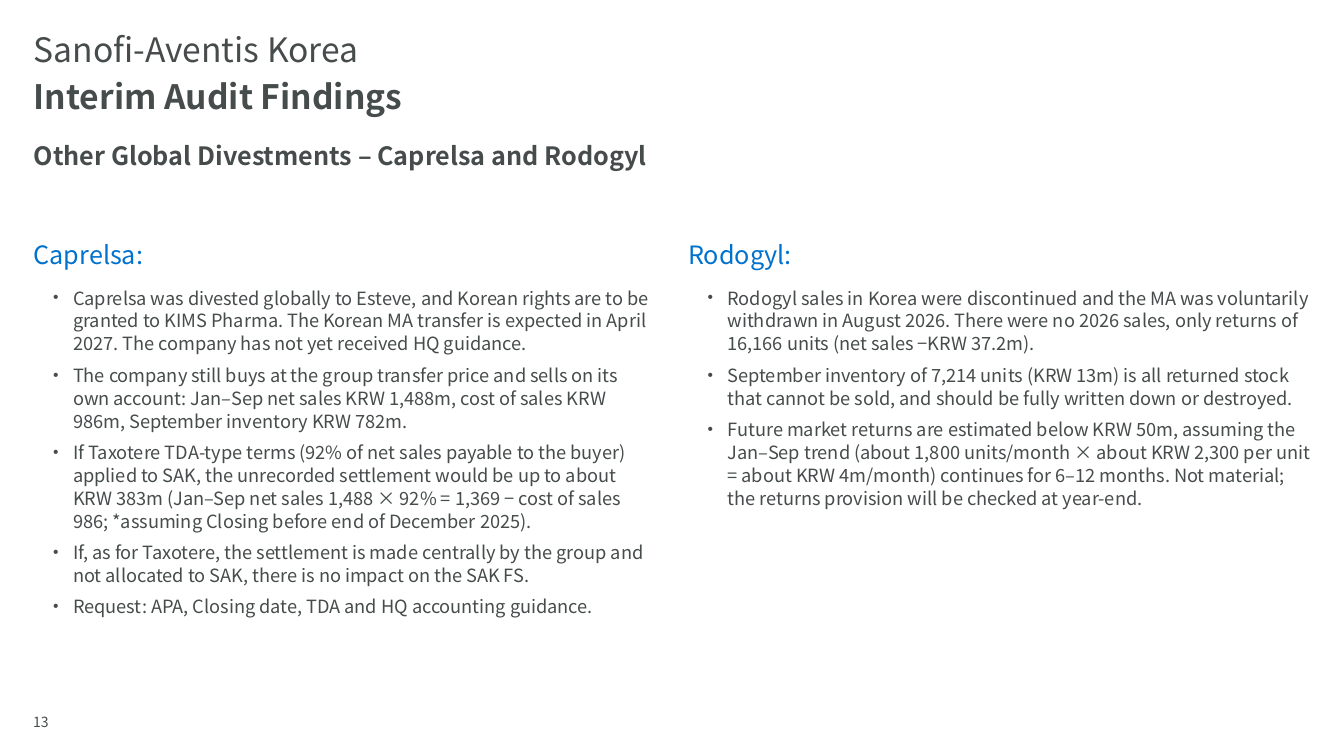
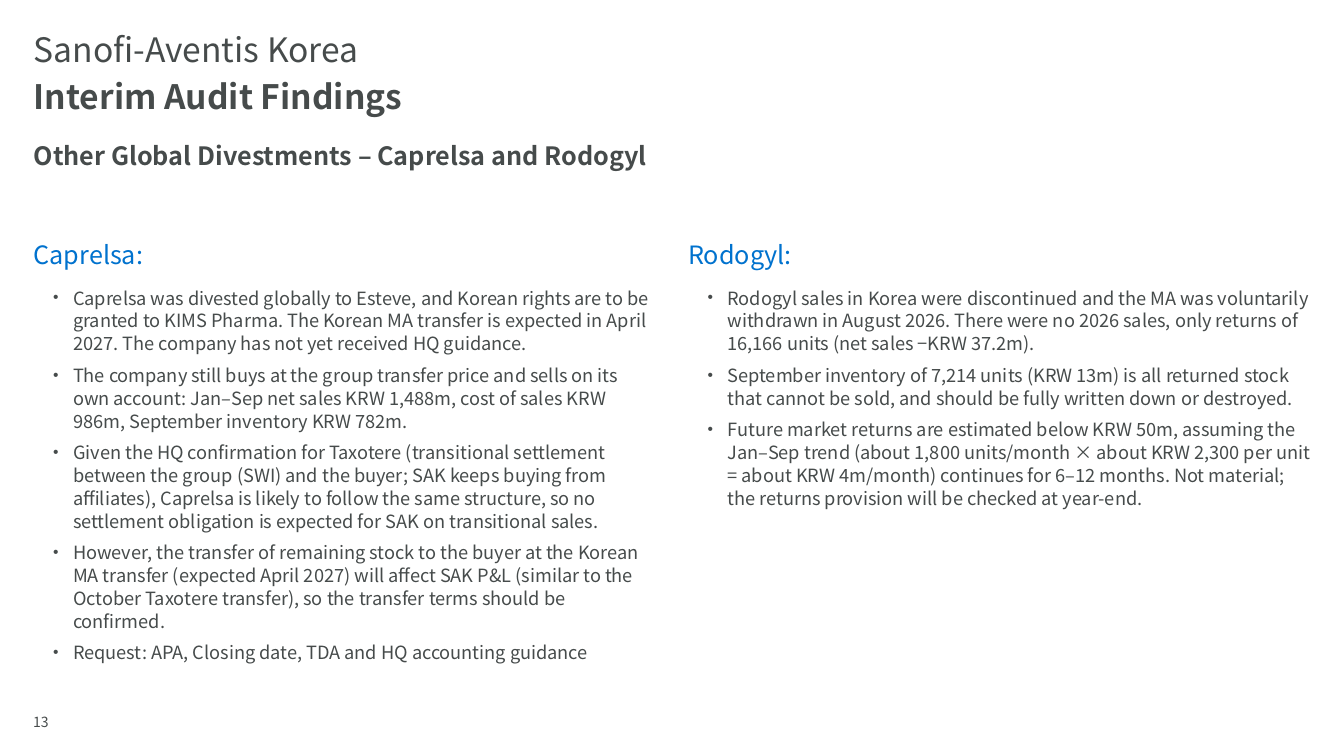
Before and after one commit to hansesle-maker/code, a slide deck: slide 13 of deliverables/SAK_FY2026_Interim_Closing_EN.pptx. Drawn at 1344x756 pixels with LibreOffice and Linux fonts; fonts in the diff are those of the drawing; background and template pictures are left out. Boxes give left, top, right and bottom in pixels: in the first picture for what was removed or moved away, otherwise in the second. Text is boxed around its words. In the diff, an @@ line names an element or a change of style, - is before the commit and + after.

```diff
--- a/deliverables/SAK_FY2026_Interim_Closing_EN.pptx
+++ b/deliverables/SAK_FY2026_Interim_Closing_EN.pptx
@@ text at <box>73,444,639,664</box>: text changed @@
-  • If Taxotere TDA-type terms (92% of net sales payable to the buyer) applied to SAK, the unrecorded settlement would be up to about KRW 383m (Jan–Sep net sales 1,488 × 92% = 1,369 − cost of sales 986; *assuming Closing before end of December 2025).
-  • If, as for Taxotere, the settlement is made centrally by the group and not allocated to SAK, there is no impact on the SAK FS.
-  • Request: APA, Closing date, TDA and HQ accounting guidance.
+  • Given the HQ confirmation for Taxotere (transitional settlement between the group (SWI) and the buyer; SAK keeps buying from affiliates), Caprelsa is likely to follow the same structure, so no settlement obligation is expected for SAK on transitional sales.
+  • However, the transfer of remaining stock to the buyer at the Korean MA transfer (expected April 2027) will affect SAK P&L (similar to the October Taxotere transfer), so the transfer terms should be confirmed.
+  • Request: APA, Closing date, TDA and HQ accounting guidance
```
Also in this commit, not shown: 8 other slides changed, 1 other file.
